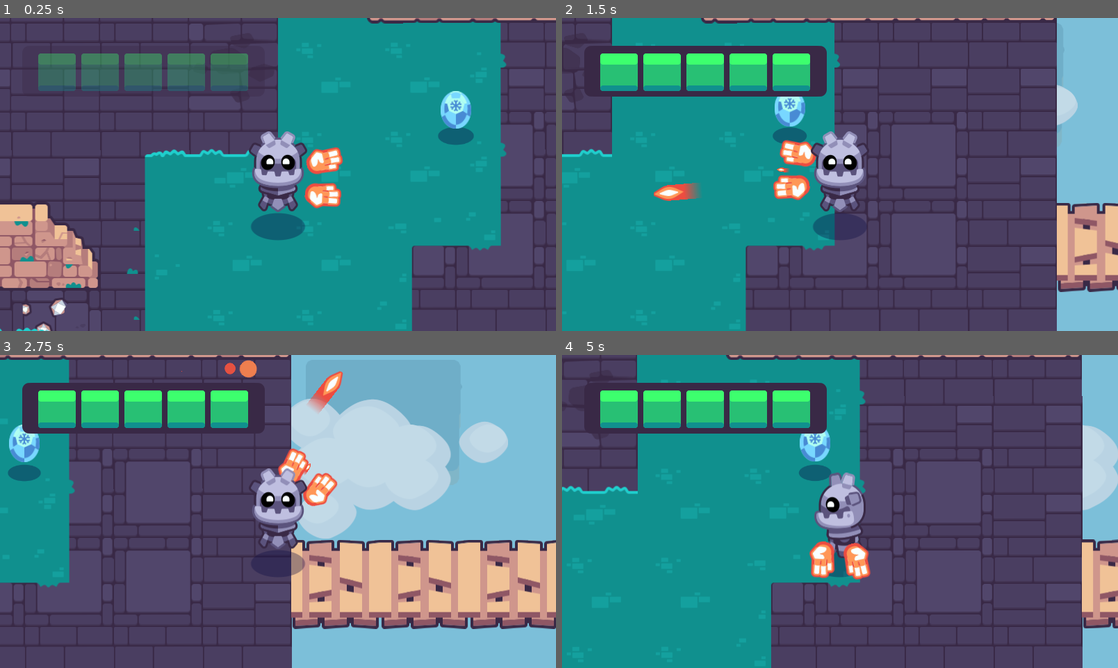
Above: before the commit, frames 1-4 (two rows, left to right).
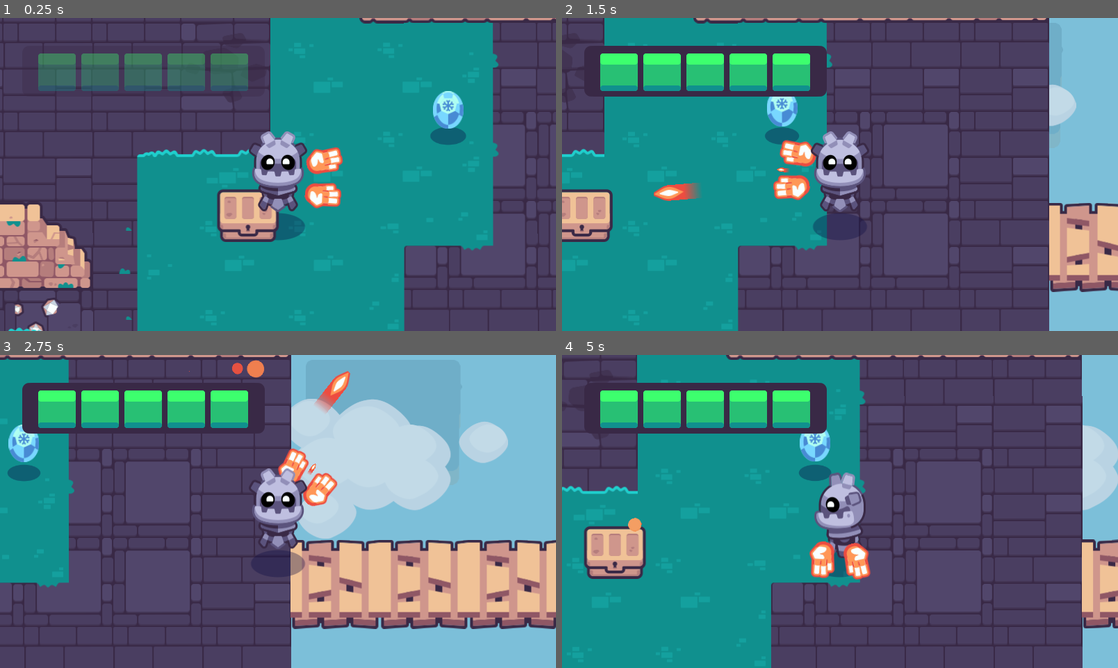
Above: after the commit, the same moments.

Repository: joszeto1/2d-GameDev-Course
Game: Godot game, scene res://completed_project.tscn
Same seed, same stepped clock (60 frames per second), same inputs: the game is played once before the commit and once after it. Sound files missing from this copy of the repository are replaced by a short silence.
Inputs (mouse positions are in pixels of both pictures, inside the frame that each line leads up to):
- Up to frame 1 (0.25 s): no input
- Up to frame 2 (1.5 s): tap Enter at 0.5 s; move the mouse to (962, 158) at 0.52 s; hold D (move_right) 0.53-1.25 s; hold Mouse wheel down (cycle_weapon_down) 0.53-1.25 s; click (962, 158) at 0.67 s; drag from (728, 190) to (812, 115) at 1.27 s
- Up to frame 3 (2.75 s): move the mouse to (333, 442) at 2.02 s; press the mouse at (333, 442) at 2.03 s; hold D (move_right) from 2.03 s (still down)
- Up to frame 4 (5 s): release D (move_right) at 2.75 s; release the mouse at (895, 442) at 2.75 s; drag from (812, 574) to (745, 370) at 2.77 s; move the mouse to (1006, 558) at 3.52 s; hold A (move_left) 3.53-4.25 s; hold Mouse wheel up (cycle_weapon_up) 3.53-4.25 s; drag from (673, 464) to (840, 539) at 4.27 s

The runs differ from the first frame. In frame 1, 10% of the frame differs, in the area x 0-100%, y 0-100%; in frame 2, 9.8%; in frame 3, 1.8%; in frame 4, 1.9%.

Commit message:
add a chest that spawns pickups

Diff:
--- a/02.getting-to-know-godot/levels/rooms/chests/chest.gd
+++ b/02.getting-to-know-godot/levels/rooms/chests/chest.gd
@@ -11,7 +11,7 @@
 
 func loot() -> void:
 	_animation_player.play("open")
-
+	create_pickup()
 
 func create_pickup() -> void:
 	var loot_instance = LOOT_SCENES[randi() % LOOT_SCENES.size()].instantiate()
--- a/02.getting-to-know-godot/levels/rooms/room_a.tscn
+++ b/02.getting-to-know-godot/levels/rooms/room_a.tscn
@@ -1,6 +1,7 @@
-[gd_scene load_steps=2 format=3 uid="uid://cu2rb5dl4ljte"]
+[gd_scene load_steps=3 format=3 uid="uid://cu2rb5dl4ljte"]
 
 [ext_resource type="PackedScene" uid="uid://bupkynq73ufaa" path="res://levels/base_room.tscn" id="1_plgur"]
+[ext_resource type="PackedScene" uid="uid://cl1xkaij81jjs" path="res://levels/rooms/chests/chest.tscn" id="2_4dkl2"]
 
 [node name="RoomA" instance=ExtResource("1_plgur")]
 rotation = -0.00114604
@@ -13,3 +14,6 @@
 
 [node name="InvisibleWalls" parent="." index="1"]
 layer_0/tile_data = PackedInt32Array(-65532, 0, 0, -65529, 0, 0, -65528, 0, 0, -65527, 0, 0, 11, 0, 0, 65547, 0, 0, 131 …(723 unchanged characters)…
+
+[node name="Chest" parent="." index="2" instance=ExtResource("2_4dkl2")]
+position = Vector2(735.399, 524.843)
Not shown, changed: 02.getting-to-know-godot/godot_tours.log
Not shown, removed: 02.getting-to-know-godot/godot_tours.log-Ku84Kd
Not shown, added: 02.getting-to-know-godot/godot_tours.log-ta6ZbE
